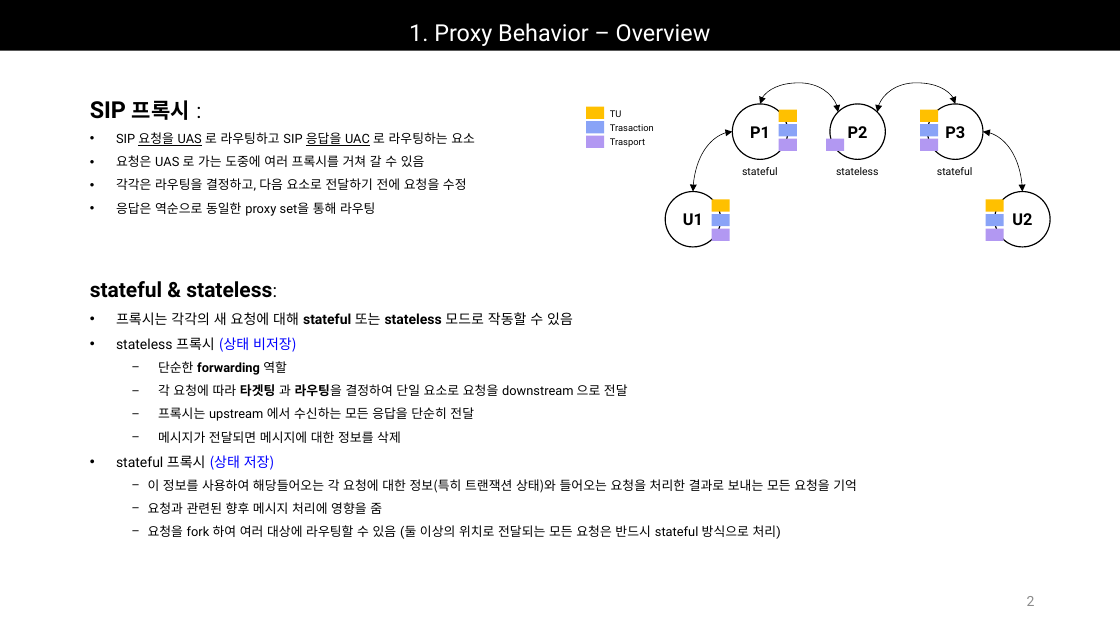
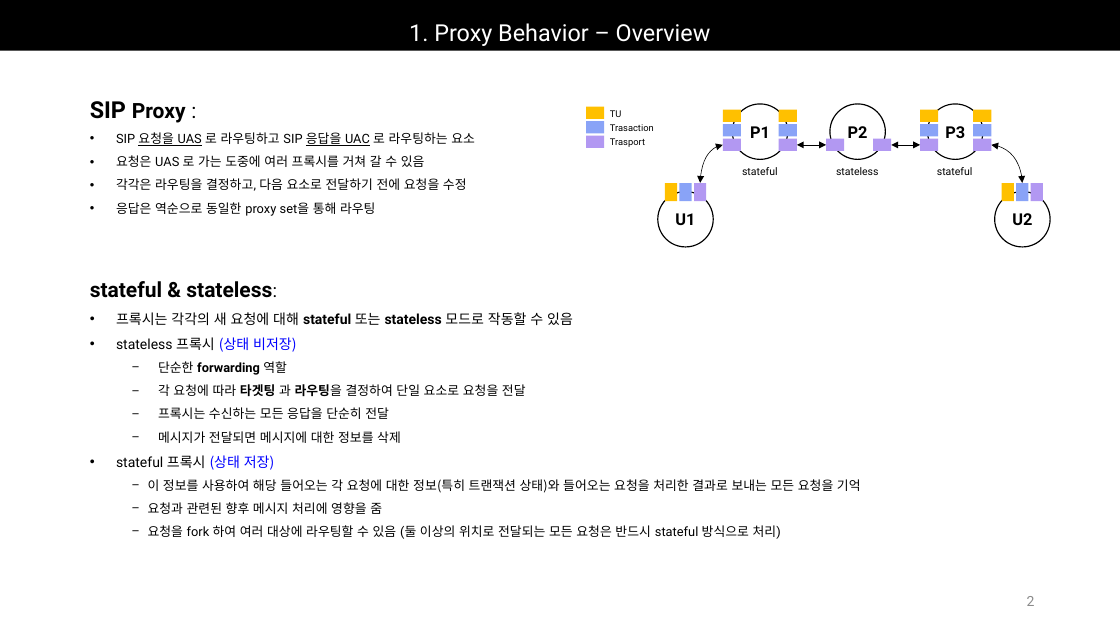
Before and after one commit to Epsilonely/SIP-Survey, a slide deck: slide 2 of 세미나 3차.pptx. Drawn at 1120x630 pixels with LibreOffice and Linux fonts; fonts in the diff are those of the drawing. Boxes give left, top, right and bottom in pixels: in the first picture for what was removed or moved away, otherwise in the second. Text is boxed around its words. In the diff, an @@ line names an element or a change of style, - is before the commit and + after.

```diff
--- a/세미나 3차.pptx
+++ b/세미나 3차.pptx
@@ curved double arrow removed from (760, 104) to (839, 112) @@
@@ curved double arrow removed from (877, 112) to (955, 104) @@
@@ text at (90,101,186,123): text changed @@
-SIP 프록시 :
+SIP Proxy :
@@ rectangle added at (723,110,742,123), fill #FFC000 @@
@@ rectangle added at (974,110,992,123), fill #FFC000 @@
@@ curved double arrow moved from (693, 192) - (733, 132) to (701, 183) - (723, 145) @@
@@ rectangle added at (723,124,742,137), fill #89A3F7 @@
@@ rectangle added at (723,139,742,151), fill #B298F2 @@
@@ double arrow added from (797, 145) to (826, 145), #000000 0.5 pt @@
@@ rectangle added at (874,139,892,151), fill #B298F2 @@
@@ double arrow added from (891, 145) to (920, 145), #000000 0.5 pt @@
@@ rectangle: place and size @@
-rectangle at (986,229,1004,241)
+rectangle at (974,139,992,151)
@@ rectangle added at (974,124,992,137), fill #89A3F7 @@
@@ curved double arrow moved from (983, 132) - (1023, 192) to (991, 145) - (1023, 183) @@
@@ ellipse "U1": place and size @@
-ellipse "U1" at (665,192,721,247)
+ellipse "U1" at (658,192,713,247)
@@ rotation 0 to 270 degrees in 5 elements at (665,183,678,201), (679,183,692,201), (694,183,707,201), (1002,183,1015,201), (1016,183,1029,201) @@
@@ rectangle added at (1031,183,1044,201), fill #B298F2 @@
@@ text at (158,384,526,419): text changed; font Roboto to Noto Sans CJK KR @@
-  − 각 요청에 따라 타겟팅 과 라우팅을 결정하여 단일 요소로 요청을 downstream 으로 전달
-  − 프록시는 upstream 에서 수신하는 모든 응답을 단순히 전달
+  − 각 요청에 따라 타겟팅 과 라우팅을 결정하여 단일 요소로 요청을 전달
+  − 프록시는 수신하는 모든 응답을 단순히 전달
@@ text at (148,479,861,493): spaces changed @@
-  − 이 정보를 사용하여 해당들어오는 각 요청에 대한 정보(특히 트랜잭션 상태)와 들어오는 요청을 처리한 결과로 보내는 모든 요청을 기억
+  − 이 정보를 사용하여 해당 들어오는 각 요청에 대한 정보(특히 트랜잭션 상태)와 들어오는 요청을 처리한 결과로 보내는 모든 요청을 기억
```
Also in this commit, not shown: 27 other slides changed, 3 slides added, 11 slides removed, 2 other files.
